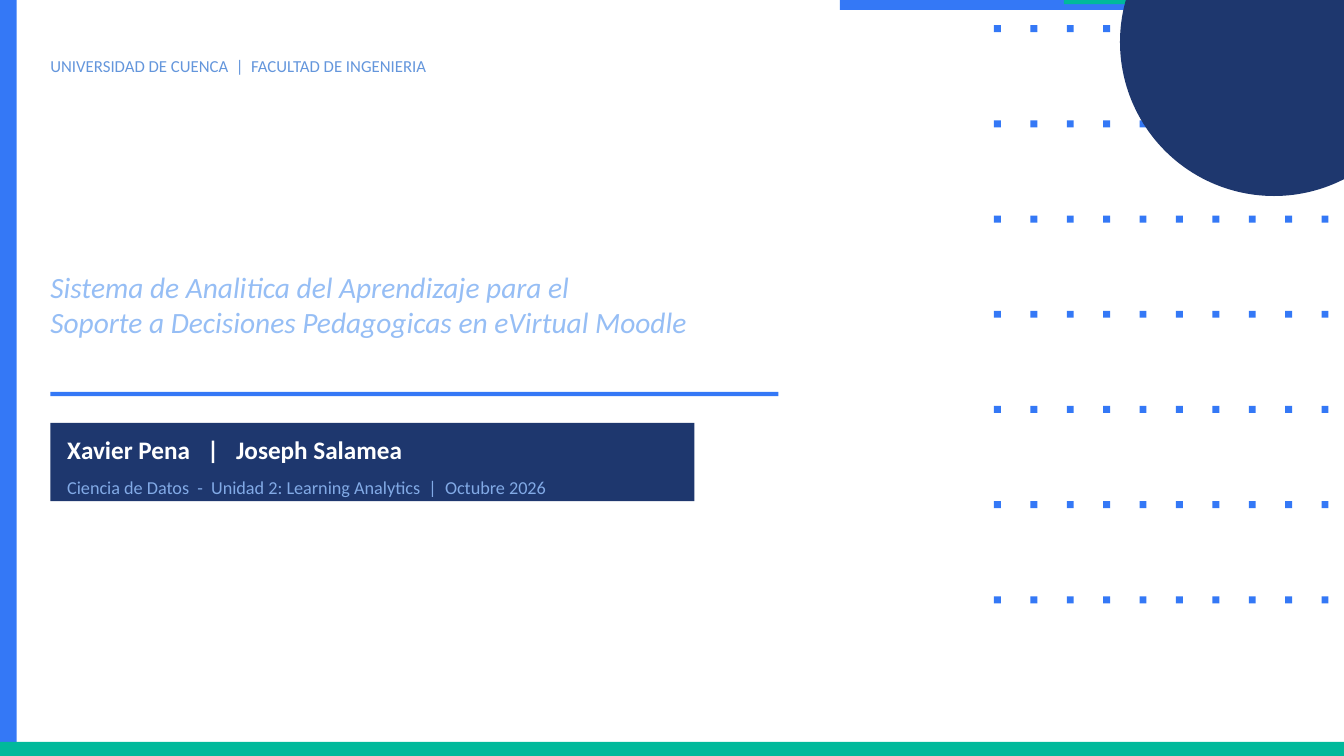
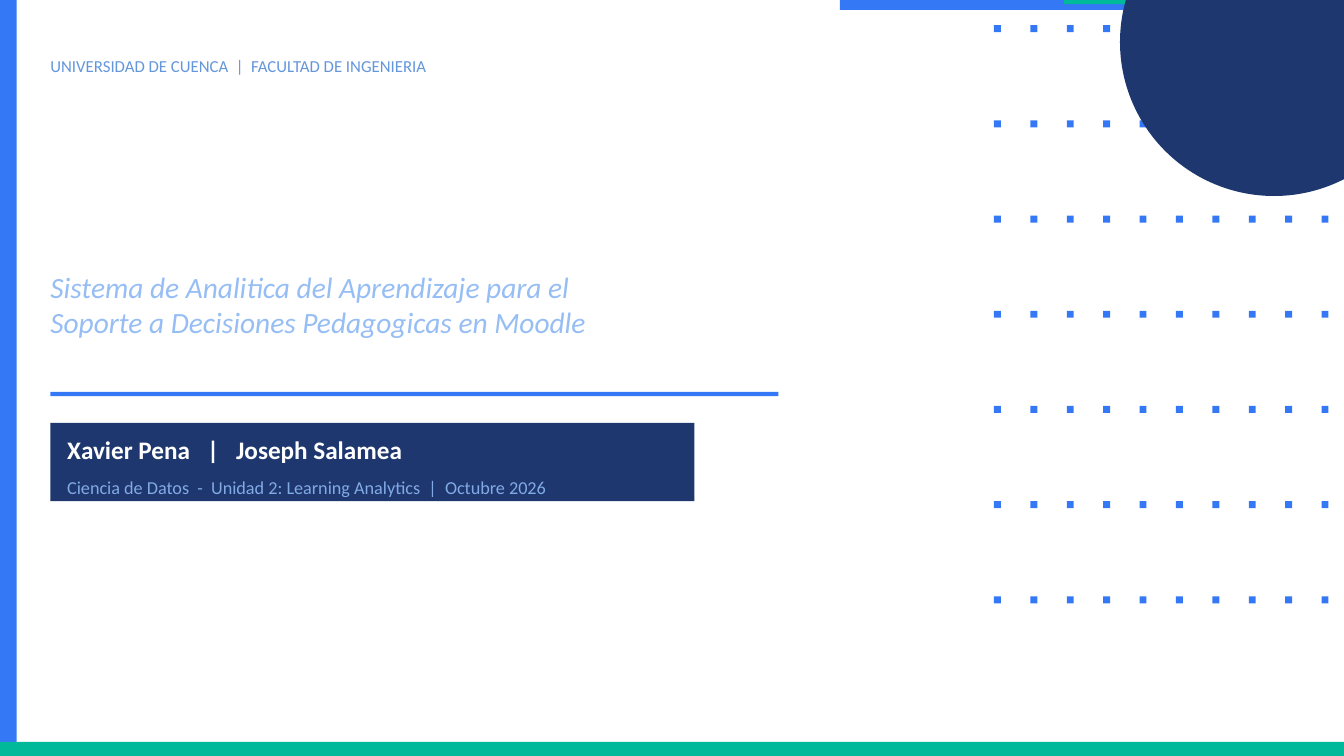
Before and after one commit to JosephSks/herramienta-la-checkbefore, a slide deck: slide 1 of fase5_pitch/presentacion_CheckBefore.pptx. Drawn at 1344x756 pixels with LibreOffice and Linux fonts; fonts in the diff are those of the drawing. Boxes give left, top, right and bottom in pixels: in the first picture for what was removed or moved away, otherwise in the second. Text is boxed around its words. In the diff, an @@ line names an element or a change of style, - is before the commit and + after.

```diff
--- a/fase5_pitch/presentacion_CheckBefore.pptx
+++ b/fase5_pitch/presentacion_CheckBefore.pptx
@@ text at bbox=[50, 277, 585, 338]: text changed @@
-Sistema de Analitica del Aprendizaje para el
-Soporte a Decisiones Pedagogicas en eVirtual Moodle
+Sistema de Analitica del Aprendizaje para el
+Soporte a Decisiones Pedagogicas en Moodle
```
Also in this commit, not shown: 1 other slide changed, 11 other files.
